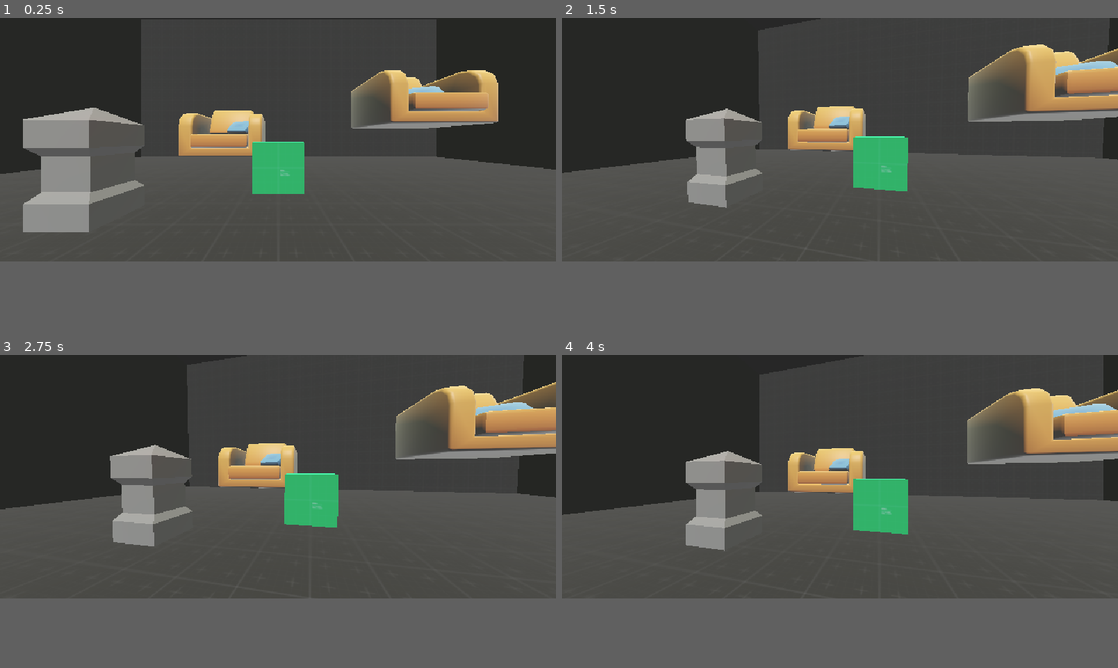
Above: before the commit, frames 1-4 (two rows, left to right).
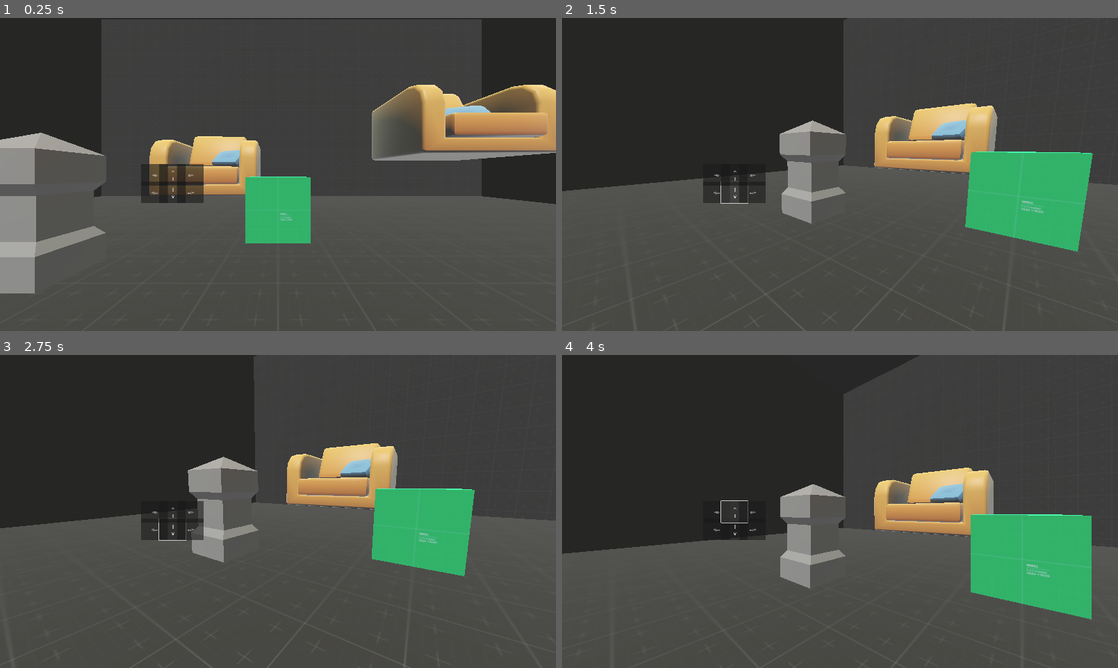
Above: after the commit, the same moments.

Repository: EDK-pro/Eloges_des_mauvaises_herbes
Game: Godot game, scene res://scene/map/Salle_prototype.tscn
Two runs of this game, one before a commit and one after it. Both use one fixed random seed, a clock stepped at 60 frames per second and the inputs below.
Inputs (mouse positions are in pixels of both pictures, inside the frame that each line leads up to):
- Up to frame 1 (0.25 s): no input
- Up to frame 2 (1.5 s): click (717, 152) at 0.5 s, where only the run after the commit has a clickable "<---"; click (734, 152) at 1.25 s, where only the run after the commit has a clickable "| v"
- Up to frame 3 (2.75 s): click (189, 489) at 2 s, where only the run after the commit has a clickable "--->"
- Up to frame 4 (4 s): click (717, 477) at 2.75 s, where only the run after the commit has a clickable "<o"; click (734, 477) at 3.5 s, where only the run after the commit has a clickable "^ |"
In our replay, the window is 800x350 before the commit and 800x450 after it. These sizes can differ from the game's own. Grey fills any space a smaller window leaves; there, only what the larger window draws over its background counts as a difference.

The runs differ from the first frame. In frame 1, 27% of the frame differs, in the area x 0-100%, y 0-88%; in frame 2, 27%; in frame 3, 26%; in frame 4, 29%, in the area x 0-100%, y 0-99%.

Commit message:
{{adding 2dScene}

Diff:
--- /dev/null
+++ b/CharacterBody3D.gd
@@ -0,0 +1,19 @@
+extends CharacterBody3D
+
+
+const SPEED = 900
+
+
+func _physics_process(delta):
+	# Get the input direction and handle the movement/deceleration.
+	# As good practice, you should replace UI actions with custom gameplay actions.
+	var input_dir = Input.get_vector("ui_left", "ui_right", "ui_up", "ui_down")
+	var direction = (transform.basis * Vector3(input_dir.x, 0, input_dir.y)).normalized()
+	if direction:
+		velocity.x = direction.x * SPEED * delta
+		velocity.z = direction.y * SPEED * delta
+		print(direction)
+	else:
+		velocity.x = move_toward(velocity.x, 0, SPEED)
+		velocity.z = move_toward(velocity.z, 0, SPEED)
+	move_and_slide()
--- /dev/null
+++ b/Door.gd
@@ -0,0 +1,11 @@
+@tool
+extends Area3D
+
+@export var next_scene: PackedScene
+
+func teleport() -> void:
+	get_tree().change_scene_to_packed(next_scene)
+
+
+func _on_body_entered(body):
+	teleport()
--- /dev/null
+++ b/default_bus_layout.tres
@@ -0,0 +1,38 @@
+[gd_resource type="AudioBusLayout" load_steps=3 format=3 uid="uid://cjxit0w1eaoxj"]
+
+[sub_resource type="AudioEffectReverb" id="AudioEffectReverb_d8rhd"]
+resource_name = "Reverb"
+
+[sub_resource type="AudioEffectReverb" id="AudioEffectReverb_en7rl"]
+resource_name = "Reverb"
+
+[resource]
+bus/0/volume_db = 0.662756
+bus/0/effect/0/effect = SubResource("AudioEffectReverb_d8rhd")
+bus/0/effect/0/enabled = false
+bus/1/name = &"ambiance"
+bus/1/solo = false
+bus/1/mute = false
+bus/1/bypass_fx = false
+bus/1/volume_db = 0.0
+bus/1/send = &"Master"
+bus/1/effect/0/effect = SubResource("AudioEffectReverb_en7rl")
+bus/1/effect/0/enabled = true
+bus/2/name = &"New Bus 2"
+bus/2/solo = false
+bus/2/mute = false
+bus/2/bypass_fx = false
+bus/2/volume_db = 0.0
+bus/2/send = &"Master"
+bus/3/name = &"New Bus 3"
+bus/3/solo = false
+bus/3/mute = false
+bus/3/bypass_fx = false
+bus/3/volume_db = 0.0
+bus/3/send = &"Master"
+bus/4/name = &"New Bus 4"
+bus/4/solo = false
+bus/4/mute = false
+bus/4/bypass_fx = false
+bus/4/volume_db = 0.0
+bus/4/send = &"Master"
--- /dev/null
+++ b/hub.tscn
@@ -0,0 +1,114 @@
+[gd_scene load_steps=16 format=3 uid="uid://bgugvx7lggw5i"]
+
+[ext_resource type="Texture2D" uid="uid://sveri7uyo70e" path="res://addons/phantom_camera/floor.png" id="1_8e65d"]
+[ext_resource type="Script" path="res://CharacterBody3D.gd" id="2_3cdqw"]
+[ext_resource type="Texture2D" uid="uid://s3asallu5af0" path="res://assets/Test_assets/Assets/Amandinosaure_idle_1.png" id="2_34y62"]
+[ext_resource type="Texture2D" uid="uid://c1cciyipgiq40" path="res://addons/phantom_camera/PORTE_MOEVA.png" id="4_j3mkg"]
+[ext_resource type="Script" path="res://Door.gd" id="4_oiib4"]
+
+[sub_resource type="ProceduralSkyMaterial" id="ProceduralSkyMaterial_qgehu"]
+sky_top_color = Color(0.615686, 0.356863, 0.447059, 1)
+sky_horizon_color = Color(0.537255, 0.666667, 0.819608, 1)
+sky_curve = 0.0776448
+ground_bottom_color = Color(0.588235, 0.372549, 0.168627, 1)
+ground_horizon_color = Color(0.647059, 0.654902, 0.670588, 1)
+ground_curve = 0.139288
+sun_curve = 0.197926
+
+[sub_resource type="Sky" id="Sky_rkdmp"]
+sky_material = SubResource("ProceduralSkyMaterial_qgehu")
+
+[sub_resource type="Environment" id="Environment_fphjw"]
+background_mode = 2
+sky = SubResource("Sky_rkdmp")
+glow_enabled = true
+volumetric_fog_density = 0.0205
+volumetric_fog_albedo = Color(0.14902, 0.313726, 0.14902, 1)
+volumetric_fog_emission_energy = 0.3
+
+[sub_resource type="StandardMaterial3D" id="StandardMaterial3D_3y1ut"]
+transparency = 1
+albedo_texture = ExtResource("1_8e65d")
+
+[sub_resource type="PlaneMesh" id="PlaneMesh_v4u3s"]
+material = SubResource("StandardMaterial3D_3y1ut")
+size = Vector2(500, 500)
+
+[sub_resource type="ConcavePolygonShape3D" id="ConcavePolygonShape3D_my6j0"]
+data = PackedVector3Array(50, 0, 50, -50, 0, 50, 50, 0, -50, -50, 0, 50, -50, 0, -50, 50, 0, -50)
+
+[sub_resource type="CapsuleShape3D" id="CapsuleShape3D_3cmmi"]
+radius = 0.984585
+height = 6.13193
+
+[sub_resource type="StandardMaterial3D" id="StandardMaterial3D_ny26p"]
+render_priority = 8
+transparency = 3
+alpha_hash_scale = 0.77
+alpha_antialiasing_mode = 0
+specular_mode = 1
+albedo_texture = ExtResource("4_j3mkg")
+ao_light_affect = 0.92
+
+[sub_resource type="PlaneMesh" id="PlaneMesh_ajek6"]
+material = SubResource("StandardMaterial3D_ny26p")
+size = Vector2(40, 70)
+
+[sub_resource type="BoxShape3D" id="BoxShape3D_gmyi2"]
+size = Vector3(47.1904, 17.5714, 85.3694)
+
+[node name="Hub" type="Node3D"]
+
+[node name="Ambiance" type="Node" parent="."]
+
+[node name="WorldEnvironment" type="WorldEnvironment" parent="Ambiance"]
+environment = SubResource("Environment_fphjw")
+
+[node name="DirectionalLight3D" type="DirectionalLight3D" parent="Ambiance"]
+transform = Transform3D(-0.866024, -0.433016, 0.250001, 0, 0.499998, 0.866026, -0.500003, 0.749999, -0.43301, 0, 0, 0)
+light_color = Color(0.580392, 0.592157, 0.4, 1)
+light_angular_distance = 13.64
+shadow_enabled = true
+
+[node name="StaticBody3D" type="StaticBody3D" parent="."]
+collision_layer = 0
+collision_mask = 0
+
+[node name="MeshInstance3D" type="MeshInstance3D" parent="StaticBody3D"]
+mesh = SubResource("PlaneMesh_v4u3s")
+
+[node name="CollisionShape3D" type="CollisionShape3D" parent="StaticBody3D"]
+shape = SubResource("ConcavePolygonShape3D_my6j0")
+
+[node name="CharacterBody3D" type="CharacterBody3D" parent="."]
+transform = Transform3D(5, 0, 0, 0, 5, 0, 0, 0, 5, 0, 14, 12)
+collision_mask = 8
+script = ExtResource("2_3cdqw")
+
+[node name="Sprite3D" type="Sprite3D" parent="CharacterBody3D"]
+transform = Transform3D(1, 0, 0, 0, 1, -1.49012e-08, 0, 1.49012e-08, 1, 0, 0, 0)
+texture = ExtResource("2_34y62")
+
+[node name="CollisionShape3D" type="CollisionShape3D" parent="CharacterBody3D"]
+shape = SubResource("CapsuleShape3D_3cmmi")
+
+[node name="SpringArm3D" type="SpringArm3D" parent="CharacterBody3D"]
+transform = Transform3D(1, 0, 0, 0, 0.918446, 0.395546, 0, -0.395546, 0.918446, 0, -2.215, 13.585)
+
+[node name="Camera3D" type="Camera3D" parent="CharacterBody3D/SpringArm3D"]
+transform = Transform3D(0.2, 0, 0, 0, 0.2, 0, 0, 0, 0.2, 0, 0, 0)
+fov = 54.6
+
+[node name="Area3D" type="Area3D" parent="."]
+transform = Transform3D(1, 0, 0, 0, 0.5, -0.866025, 0, 0.866025, 0.5, 0, 13.1752, -107.571)
+collision_layer = 0
+script = ExtResource("4_oiib4")
+
+[node name="MeshInstance3D" type="MeshInstance3D" parent="Area3D"]
+transform = Transform3D(1, 0, 0, 0, 1, -2.98023e-08, 0, 2.98023e-08, 1, 0, 6.06857, -16.6733)
+mesh = SubResource("PlaneMesh_ajek6")
+skeleton = NodePath("../../StaticBody3D/MeshInstance3D")
+
+[node name="CollisionShape3D" type="CollisionShape3D" parent="Area3D"]
+transform = Transform3D(1, 0, 0, 0, 1, -1.49012e-07, 0, 1.49012e-07, 1, -1.08569, 14.3544, -10.4901)
+shape = SubResource("BoxShape3D_gmyi2")
--- a/project.godot
+++ b/project.godot
@@ -17,11 +17,14 @@
 
 [display]
 
-window/size/viewport_width=640
-window/size/viewport_height=280
-window/size/window_width_override=1920
-window/size/window_height_override=1080
-window/stretch/mode="viewport"
+window/size/viewport_width=1920
+window/size/viewport_height=1080
+window/energy_saving/keep_screen_on=false
+window/stretch/mode="canvas_items"
+
+[editor_plugins]
+
+enabled=PackedStringArray("res://addons/phantom_camera/plugin.cfg")
 
 [filesystem]
 
@@ -79,3 +82,7 @@
 "events": [Object(InputEventKey,"resource_local_to_scene":false,"resource_name":"","device":-1,"window_id":0,"alt_pressed":false,"shift_pressed":false,"ctrl_pressed":false,"meta_pressed":false,"pressed":false,"keycode":0,"physical_keycode":79,"key_label":0,"unicode":111,"echo":false,"script":null)
 ]
 }
+
+[rendering]
+
+textures/canvas_textures/default_texture_filter=0
Binary file added: addons/phantom_camera/PORTE_MOEVA.png
Not shown, added: addons/phantom_camera/PORTE_MOEVA.png.import
Not shown, changed: addons/phantom_camera/examples/textures/2D/inventory_container.png.import
Not shown, changed: addons/phantom_camera/examples/textures/2D/level_spritesheet.png.import
Not shown, changed: addons/phantom_camera/examples/textures/2D/sign_prompt.png.import
Binary file added: addons/phantom_camera/floor.png
Not shown, changed: addons/phantom_camera/floor.png.import
Binary file added: assets/Test_assets/Assets/Amandinosaure_idle_1.png
Not shown, added: assets/Test_assets/Assets/Amandinosaure_idle_1.png.import
Binary file added: assets/Test_assets/Assets/Amandinosaure_idle_2.png
Not shown, changed: assets/Test_assets/Assets/Amandinosaure_idle_2.png.import
Binary file added: assets/Test_assets/Assets/Amandinosaure_idle_3.png
(and 5 more such lines)
